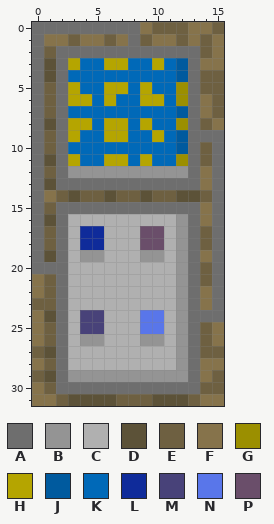
Edited in one commit: pixel-art sprite (src/art/wallLayerWithTerminal3.png). That is the earlier state.
The file is 160x320 pixels, drawn in blocks of 10x10; one block is one cell here.
Palette (. is transparent): A #6e6e6e  B #949494  C #b0b0b0  D #5c5238  E #6e6041  F #86734b  G #9b8f00  H #b5a500  J #005a9e  K #0069b8  L #0f2b9a  M #484279  N #5976ea  P #6a4e6a
Pixels before, first column x 0:
 0 AAAAAAAAAFEEEFFE
 1 AFFEFFEFAEFFEFEF
 2 AEAAAAAAAAAAAAEF
 3 ADAHKKHHKKHKJAFF
 4 ADAKKKKKKKKKJAEE
 5 AEAHKKHHKHKKGAEE
 6 AEAHHKHKKHHKGAFE
 7 AEAKKKKKKKKKJAFE
 8 ADAHHKHHKHKKGAEF
 9 AEAHKKHHKKHKJAAA
10 AEAKKKKKKKKKJAEA
11 ADAHKKHHKHKKGAEA
12 AEABBBBBBBBBBAFA
13 ADAAAAAAAAAAAAFA
14 AFEDEEDEEDEEDDEA
15 AEAAAAAAAAAAAAFA
16 ADACCCCCCCCCBAFA
17 AEACLLCCCPPCBAEA
18 AEACLLCCCPPCBAEA
19 ADACBBCCCBBCBAFA
20 AAACCCCCCCCCBAEA
21 FEACCCCCCCCCBAEA
22 FEACCCCCCCCCBAFA
23 EEACCCCCCCCCBAFA
24 FDACMMCCCNNCBAAA
25 FEACMMCCCNNCBAEF
26 FEACBBCCCBBCBAEF
27 EDACCCCCCCCCBAEE
28 FEACCCCCCCCCBAFF
29 EDABBBBBBBBBBAFE
30 FEAAAAAAAAAAAAEE
31 FFEDDDDEEEDDDEFF
Now the later version:
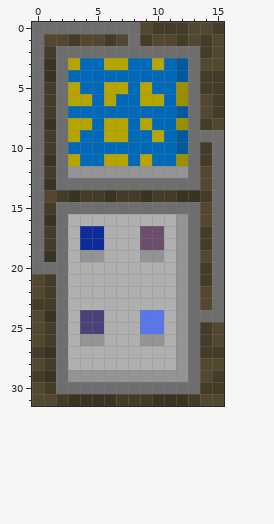
The exact change:
Colour D changes from #5c5238 to #393323.
Colour E changes from #6e6041 to #443c29.
Colour F changes from #86734b to #53482f.
Pixel boxes of the changes (left, top, right, bottom) in both pictures:
changed: (32, 22, 224, 406)
